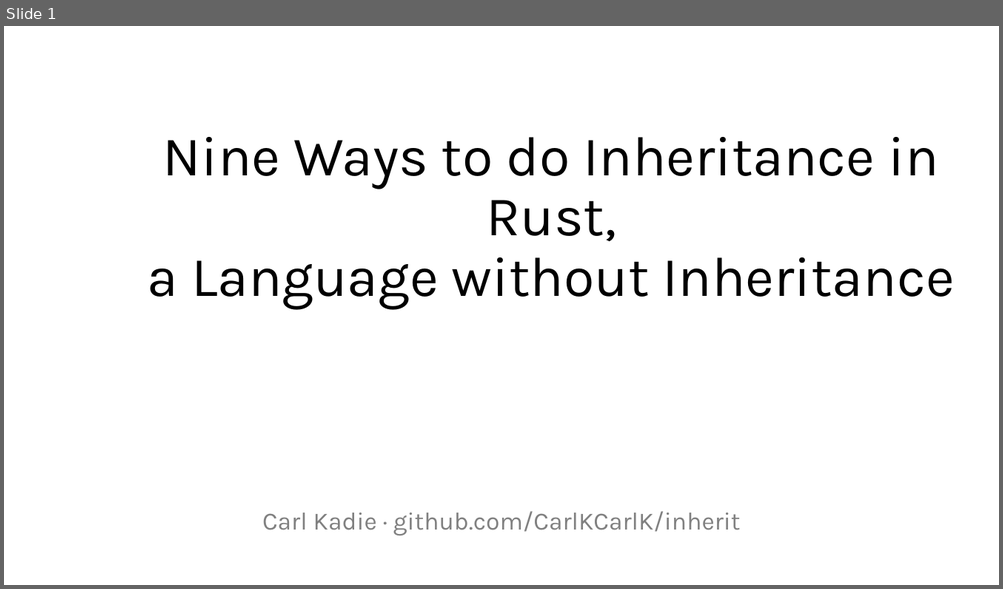
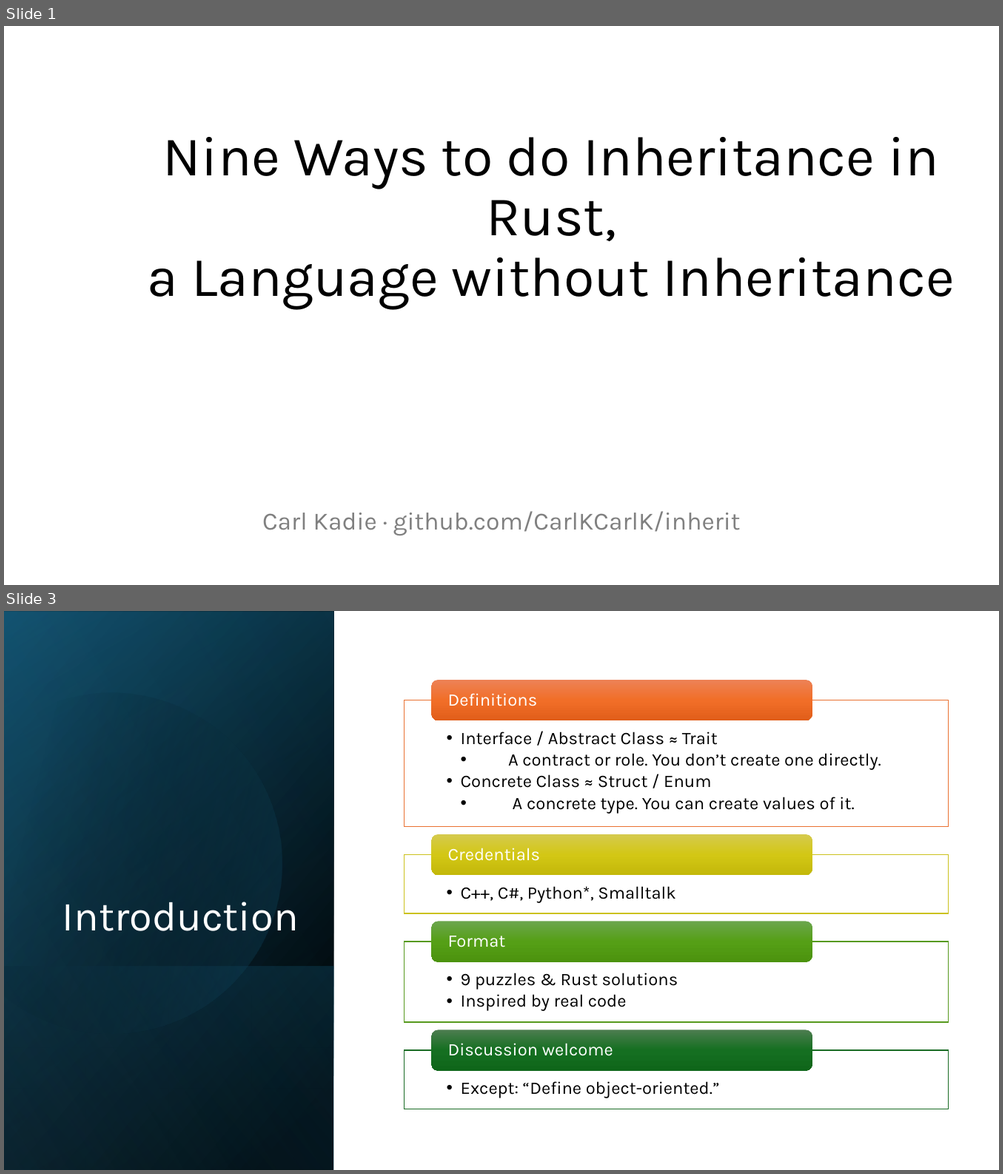
Before and after one commit to CarlKCarlK/inherit, a slide deck: docs/intro.pptx. Shown one above the other, each under a label of ours: slide 1 before the commit, slides 1 and 3 after it; the slides between them are not shown. The pictures are 1003x589 and 1003x1174 pixels, drawn with LibreOffice and Linux fonts; fonts in the diff are those of the drawing. Boxes give left, top, right and bottom in pixels: in the first picture for what was removed or moved away, otherwise in the second. Text is boxed around its words. In the diff, an @@ line names an element or a change of style, - is before the commit and + after.

```diff
--- a/docs/intro.pptx
+++ b/docs/intro.pptx
@@ slide 3 added at <box>4,611,999,1170</box>, background #FFFFFF @@
@@ rectangle added at <box>4,611,334,1170</box>, fill gradient #000000 to #104862 @@
@@ rectangle added at <box>4,612,334,1170</box>, fill gradient #000000 to #156082 @@
@@ rectangle added at <box>4,611,334,1170</box>, fill gradient #000000 to #46B1E1 @@
@@ freeform shape added at <box>4,652,323,1068</box>, fill gradient #000000 to #156082 @@
@@ title added at <box>62,902,299,931</box>, 40 pt, text #FFFFFF @@
+Introduction
@@ rectangle added at <box>4,966,334,1170</box>, fill gradient #156082 to #000000 @@
@@ group added at <box>404,680,948,1110</box>: 8 texts, 4 rectangles, 4 rounded rectangles @@
+  • Interface / Abstract Class ≈ Trait
+    • A contract or role. You don’t create one directly.
+  • Concrete Class ≈ Struct / Enum
+    • A concrete type. You can create values of it.
+Definitions
+  • C++, C#, Python*, Smalltalk
+Credentials
+  • 9 puzzles & Rust solutions
+  • Inspired by real code
+Format
+  • Except: “Define object-oriented.”
+Discussion welcome
```
Also in this commit, not shown: 1 other slide added, 1 slide removed, 3 other files.
